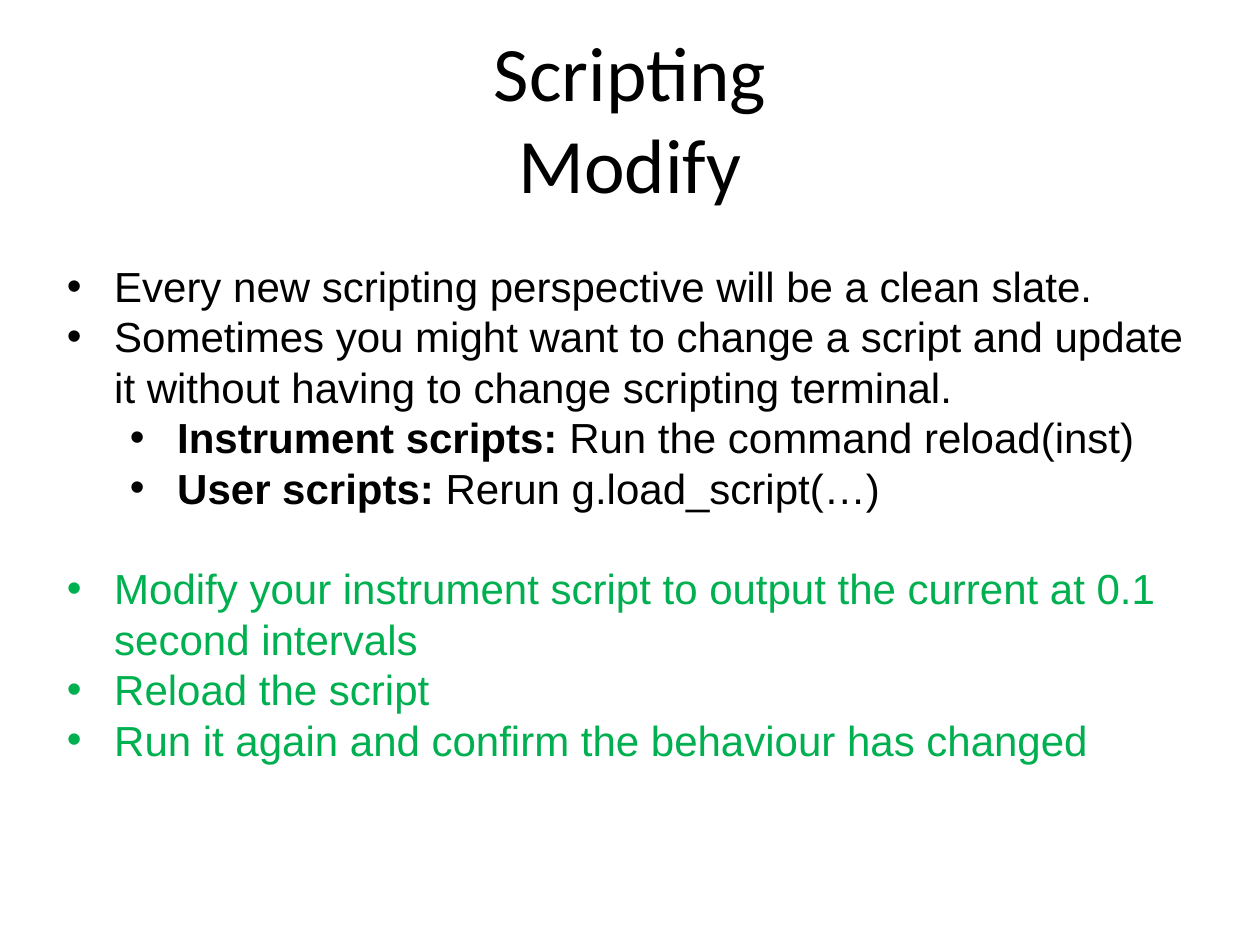
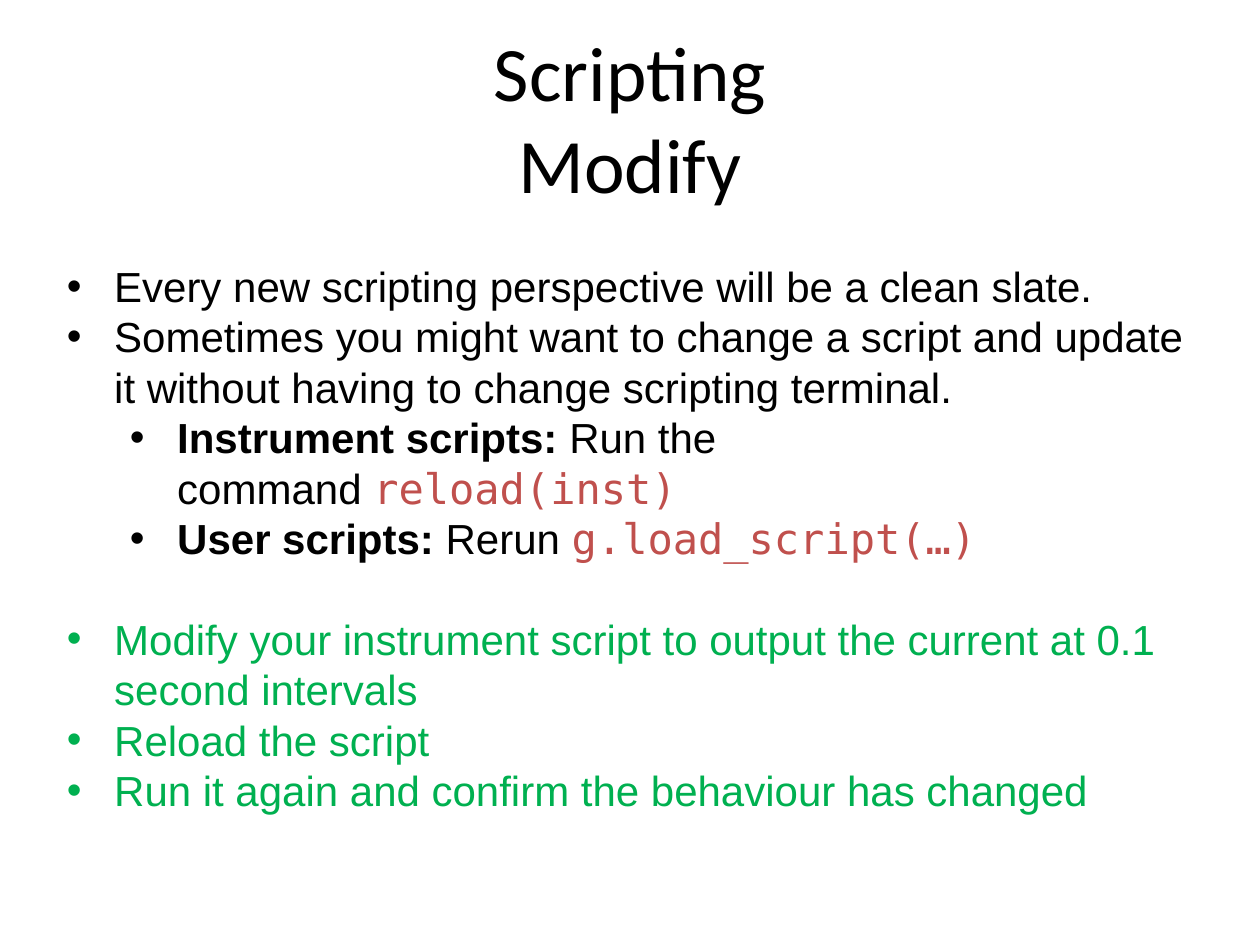
Before and after one commit to ISISComputingGroup/ibex_user_manual, a slide deck: slide 21 of genie_python_and_ibex/genie_python_and_ibex.pptx (slide 22 before the commit). Drawn at 1260x945 pixels with LibreOffice and Linux fonts; fonts in the diff are those of the drawing; background and template pictures are left out. Boxes give left, top, right and bottom in pixels: in the first picture for what was removed or moved away, otherwise in the second. Text is boxed around its words. In the diff, an @@ line names an element or a change of style, - is before the commit and + after.

Commit message:
Add text formatting to PPT to make it clearer

```diff
--- a/genie_python_and_ibex/genie_python_and_ibex.pptx
+++ b/genie_python_and_ibex/genie_python_and_ibex.pptx
@@ text at [177,422,977,563]: font Arial to DejaVu Sans Mono, text colour #000000 to #C0504D in "reload(inst)", "g.load_script(…)" @@
```
Also in this commit, not shown: 14 other slides changed, 1 slide removed.
